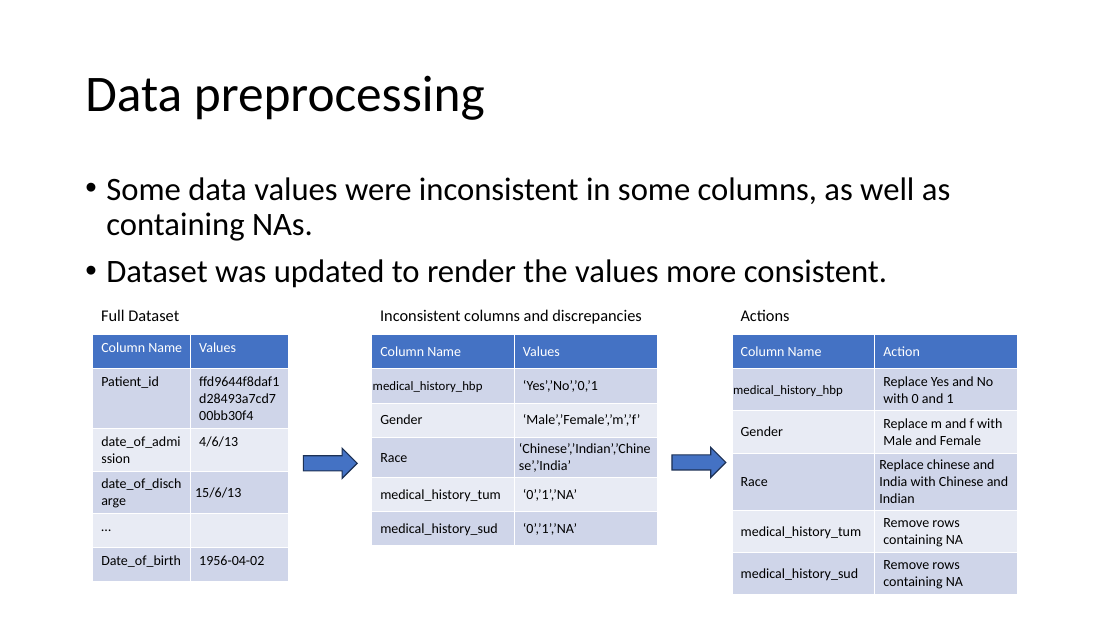
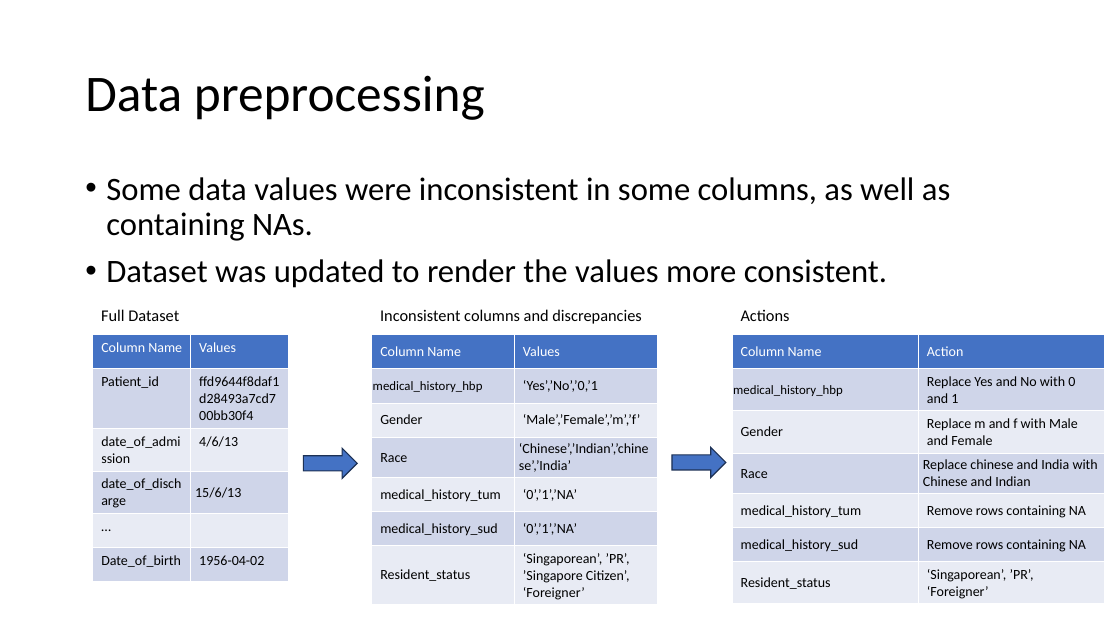
Before and after one commit to Seantok1990/rwe_tech_assignment, a slide deck: slide 6 of Presentation for Holmusk.pptx. Drawn at 1120x630 pixels with LibreOffice and Linux fonts; fonts in the diff are those of the drawing. Boxes give left, top, right and bottom in pixels: in the first picture for what was removed or moved away, otherwise in the second. Text is boxed around its words. In the diff, an @@ line names an element or a change of style, - is before the commit and + after.

```diff
--- a/Presentation for Holmusk.pptx
+++ b/Presentation for Holmusk.pptx
@@ table at [372, 335, 658, 605] @@
-row 4, column 2: ‘Chinese’,’Indian’,’Chinese’,’India’
+row 4, column 2: ‘Chinese’,’Indian’,’chinese’,’India’
+row 7: Resident_status | ‘Singaporean’, ’PR’, ’Singapore Citizen’, ‘Foreigner’
@@ table at [733, 335, 1106, 604] @@
+row 7: Resident_status | ‘Singaporean’, ’PR’, ‘Foreigner’
@@ table: place and size @@
-table at [733, 335, 1018, 595]
+table at [733, 335, 1106, 604]
```
Also in this commit, not shown: 2 other slides changed, 8 slides added, 1 slide removed, 1 other file.
